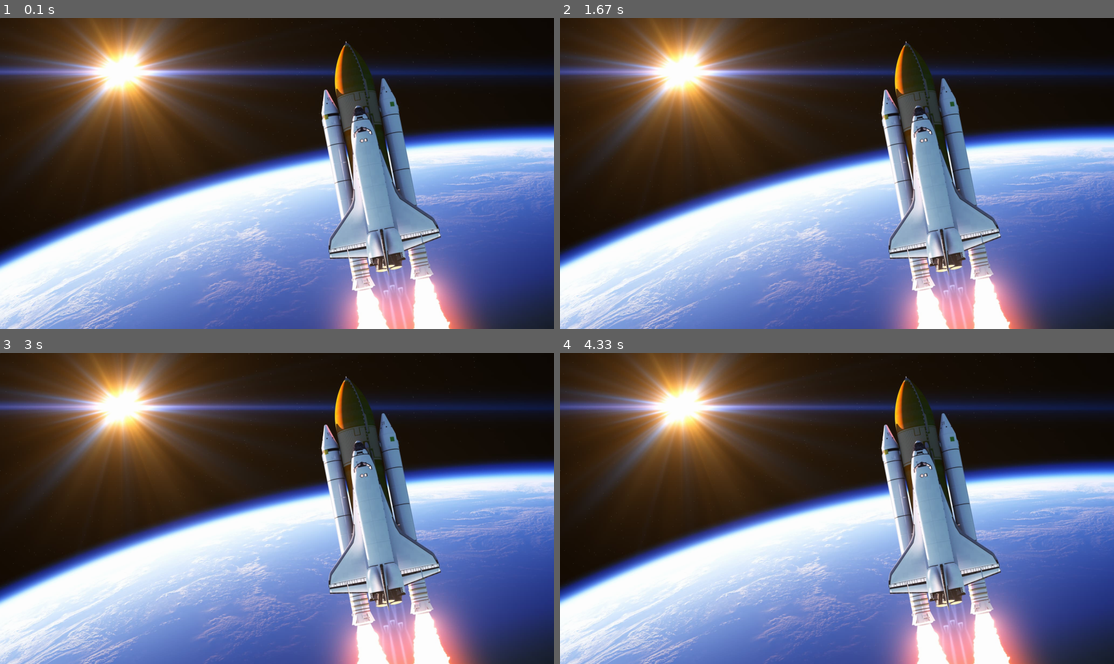
Above: before the commit, frames 1-4 (two rows, left to right).
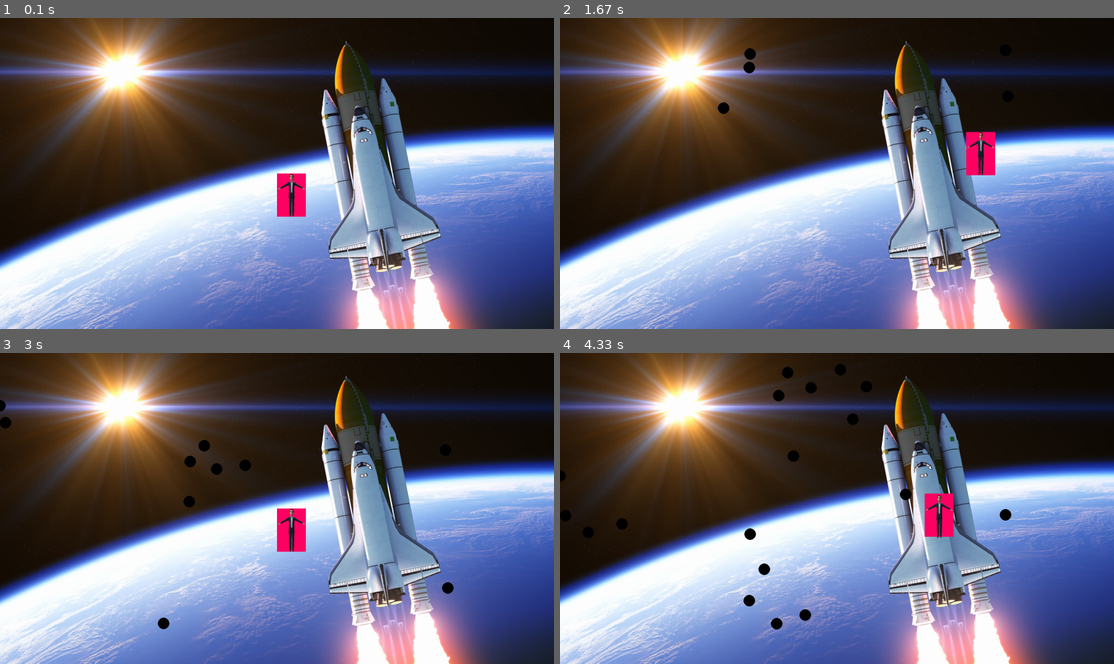
Above: after the commit, the same moments.

Repository: Minkema/PO5_informatica_pygame
Game: pygame game, started from first game/main.py
Same seed, same stepped clock (60 frames per second), same inputs: the game is played once before the commit and once after it.
Inputs:
- Up to frame 1 (0.1 s): no input
- Up to frame 2 (1.67 s): hold D 0.33-0.8 s; hold W 0.83-1.13 s; hold D 1.17-1.63 s
- Up to frame 3 (3 s): hold A 1.67-2.2 s; hold S 2.23-2.53 s; hold A 2.57-2.97 s
- Up to frame 4 (4.33 s): hold W 3-3.37 s; hold D 3.4-4.03 s; hold S from 4.07 s (still down)

The runs differ from the first frame. In frame 1, 0.7% of the frame differs, in the area x 50-56%, y 50-65%; in frame 2, 0.9%; in frame 3, 1.3%; in frame 4, 1.8%, in the area x 0-82%, y 3-89%.

Commit message:
Added Astroids
Astriods spawnen nu om de seconde met een random snelheid. Ze spawnen met 5 tegelijkertijd.

Diff:
--- /dev/null
+++ b/first game/astroids.py
@@ -0,0 +1,15 @@
+import settings, pygame
+
+
+class Astroid:
+    def __new__(cls, *args, **kwargs):
+        return super().__new__(cls)
+
+    def __init__(self, x, y, velocity):
+        self.x = x
+        self.y = y
+        self.velocity = velocity
+
+    def draw(self):
+        self.object = pygame.draw.circle(settings.screen, (0,0,0), (self.x, self.y + self.velocity), 20)
+        self.y = self.y + self.velocity
--- a/first game/main.py
+++ b/first game/main.py
@@ -5,12 +5,12 @@
     #Initiates some pygame functions
     pygame.init()
     pygame.mixer.init()
-    pygame.display.set_caption("Space Traversers")
 
     clock = pygame.time.Clock() #initializes the clock
 
     #Inits the scene
-    scenehandler.loadScene("startscreen")
+    # scenehandler.loadScene("startscreen")
+    scenehandler.loadScene("testScene")
 
     run = True
 
--- a/first game/player.py
+++ b/first game/player.py
@@ -1,4 +1,5 @@
-import pygame, settings
+import pygame, settings, scenehandler
+from astroids import Astroid
 
 resolution = settings.resolution
 screen = settings.screen
@@ -17,7 +18,6 @@
 
 
 def loadPlayer():
-
     #trys to load texture on player
     global character
     try:
@@ -36,7 +36,7 @@
 #Moves the character with wasd and makes sure the character doesn't go out of the screen regardless of the resolution
 def update_movement():
     key = pygame.key.get_pressed()
-    global playerX, playerY
+    global playerX, playerY, character
 
     if (key[pygame.K_a] == True) and (playerX > 0):
         player.move_ip(-movementspeed,0)
--- a/first game/scenehandler.py
+++ b/first game/scenehandler.py
@@ -1,4 +1,5 @@
-import pygame, settings, player
+import pygame, settings, player, random
+from astroids import Astroid
 
 currentScene = "default"
 resolution = settings.resolution
@@ -7,6 +8,7 @@
 button_surface = pygame.Surface((150, 50))
 button_rect = pygame.Rect(125, 125, 150, 50)
 
+astroids = []
 
 def loadScene(scenename):
     #All specific sceneloading stuff needs to be handeld here
@@ -15,15 +17,13 @@
 
     if(scenename == "startscreen"):
         loadStartScene()
+    if(scenename == "testScene"):
+        loadTestScene()
 
-def loadStartScene():
-    #Loads the music in pygame so that it can be used later in the scene loop
-    pygame.mixer.music.load('Audio\Startscreen\startscreen.mp3')
-
-    #defining variables
+def loadTestScene():
+    player.loadPlayer()
+    #Tries to load the specific background textures
     global background
-
-    #Tries to load the specific background textures
     try:
         background_image = pygame.image.load('Textures/StartScreen/homescreen.png')
         background = pygame.transform.scale(background_image, resolution)
@@ -31,14 +31,26 @@
     except pygame.error as e:
         print("startscreen couldn't load")
 
+def loadStartScene():
+    #Loads the music in pygame so that it can be used later in the scene loop
+    pygame.mixer.music.load('Audio\Startscreen\startscreen.mp3')
+
+    #Tries to load the specific background textures
+    global background
+    try:
+        background_image = pygame.image.load('Textures/StartScreen/homescreen.png')
+        background = pygame.transform.scale(background_image, resolution)
+    #if loading fails it will print that in the console
+    except pygame.error as e:
+        print("startscreen couldn't load")
+
+last_execution_time = pygame.time.get_ticks()
+interval = 1000
+
 def mainGameLoop():
-
     screen.blit(background, (0,0))
-
     #All scene specific stuff in the main game loop needs to be handled here
     if currentScene == "startscreen":
-
-        #Comments about these functions are at the functions declarations
 
         global music_active
 
@@ -51,3 +63,20 @@
         else:
             pygame.mixer.music.stop()
             music_active = False
+
+    if currentScene == "testScene":
+        #Comments about these functions are at the functions declarations
+        player.drawPlayer()
+        player.update_movement()
+        player.drawerPlayerTexture()
+        global last_execution_time
+
+        current_time = pygame.time.get_ticks()
+        if current_time - last_execution_time >= interval:
+            for i in range(5):
+                last_execution_time = current_time
+                astroid = Astroid(random.randint(0, resolution[0]), 0, random.uniform(1,4))
+                astroids.append(astroid)
+
+        for astroid in astroids:
+            astroid.draw()
